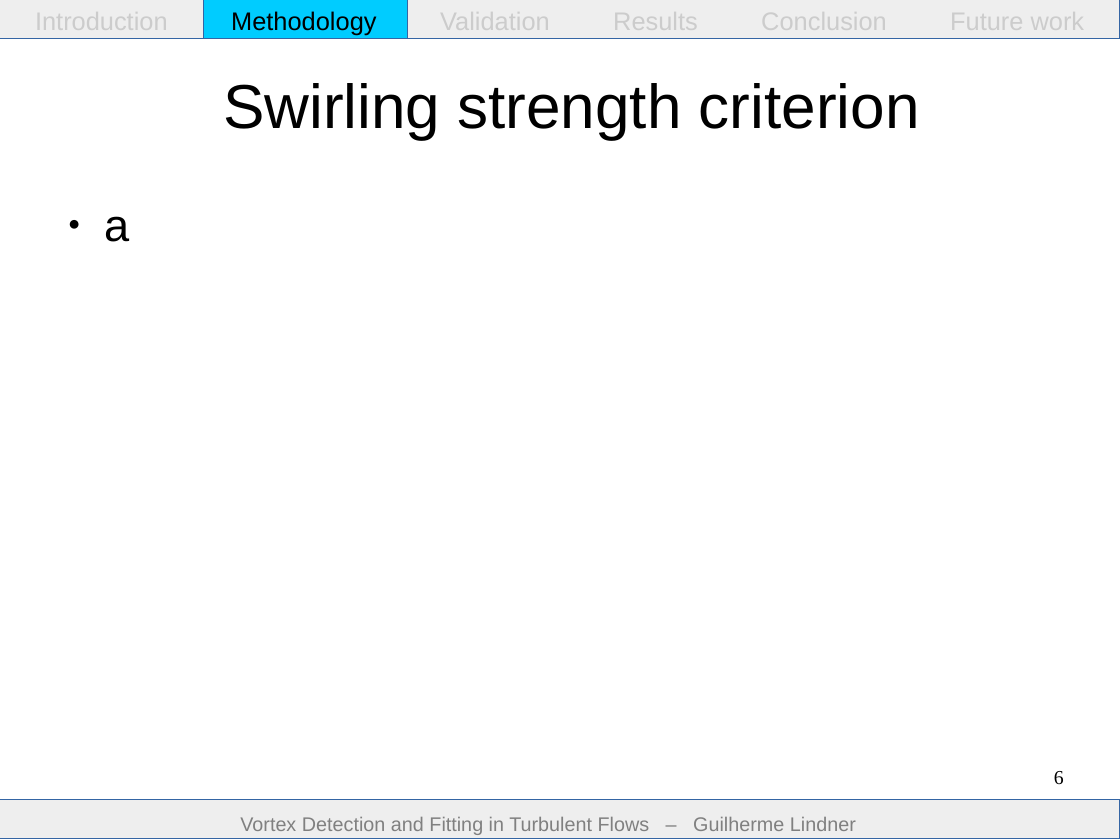
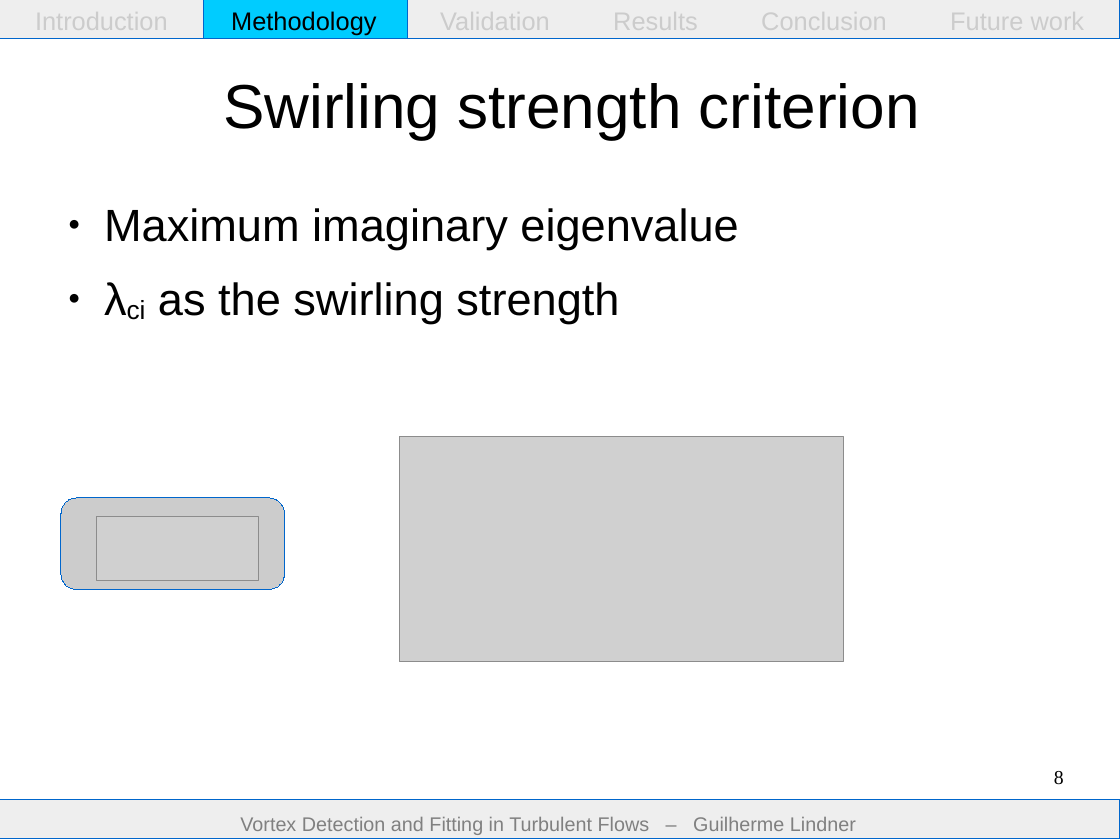
Before and after one commit to guilindner/VortexFitting, a slide deck: slide 8 of docs/report/presentation/presentation.odp (slide 6 before the commit). Drawn at 1120x840 pixels with LibreOffice and Linux fonts; fonts in the diff are those of the drawing; grey boxes stand for pictures. Boxes give left, top, right and bottom in pixels: in the first picture for what was removed or moved away, otherwise in the second. Text is boxed around its words. In the diff, an @@ line names an element or a change of style, - is before the commit and + after.

Commit message:
more slides

```diff
--- a/docs/report/presentation/presentation.odp
+++ b/docs/report/presentation/presentation.odp
@@ text at (x1=104, y1=208, x2=738, y2=324): text changed @@
-● a
+● Maximum imaginary eigenvalue
+● λci as the swirling strength
@@ picture added at (x1=399, y1=437, x2=844, y2=663) @@
@@ rounded rectangle added at (x1=61, y1=498, x2=285, y2=589), fill #CCCCCC, outline #0066CC 0 pt @@
@@ picture added at (x1=97, y1=517, x2=259, y2=581) @@
@@ page number at (x1=1054, y1=771, x2=1064, y2=785): text changed @@
-6
+8
@@ outline #3465A4 0 pt to #0066CC 0 pt in 3 elements at (x1=0, y1=0, x2=1120, y2=39), (x1=204, y1=0, x2=408, y2=39), (x1=0, y1=800, x2=1120, y2=838) @@
```
Also in this commit, not shown: 13 other slides changed, 11 slides added, 2 other files.
